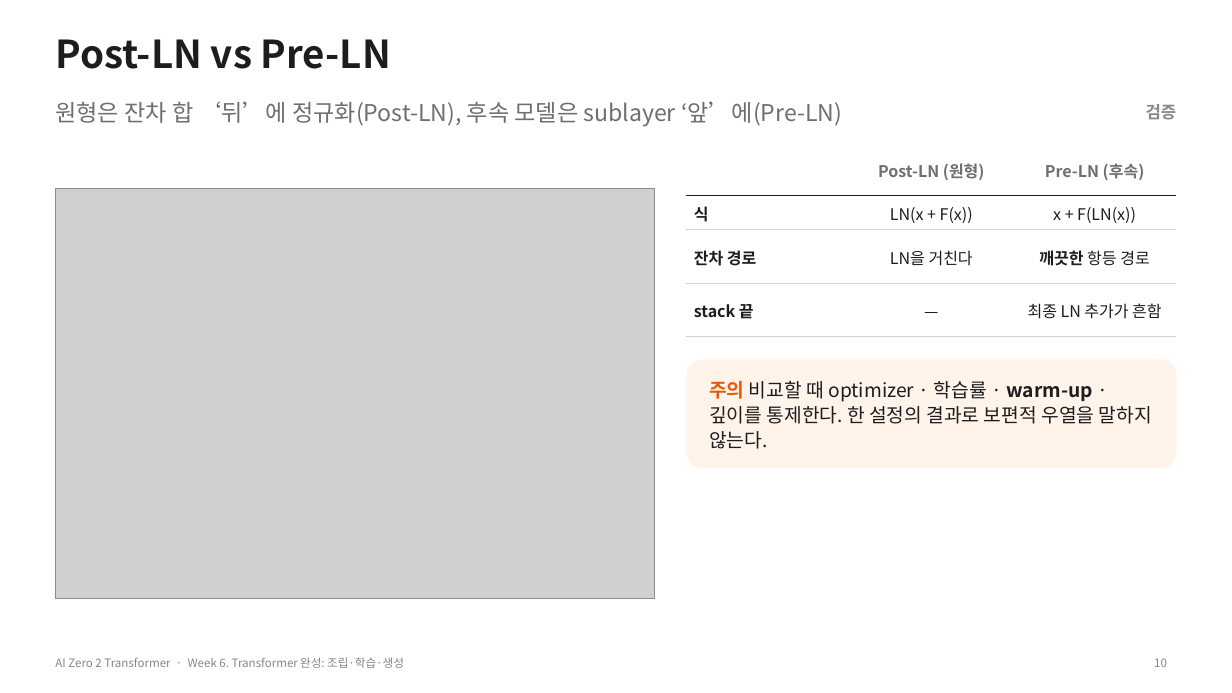
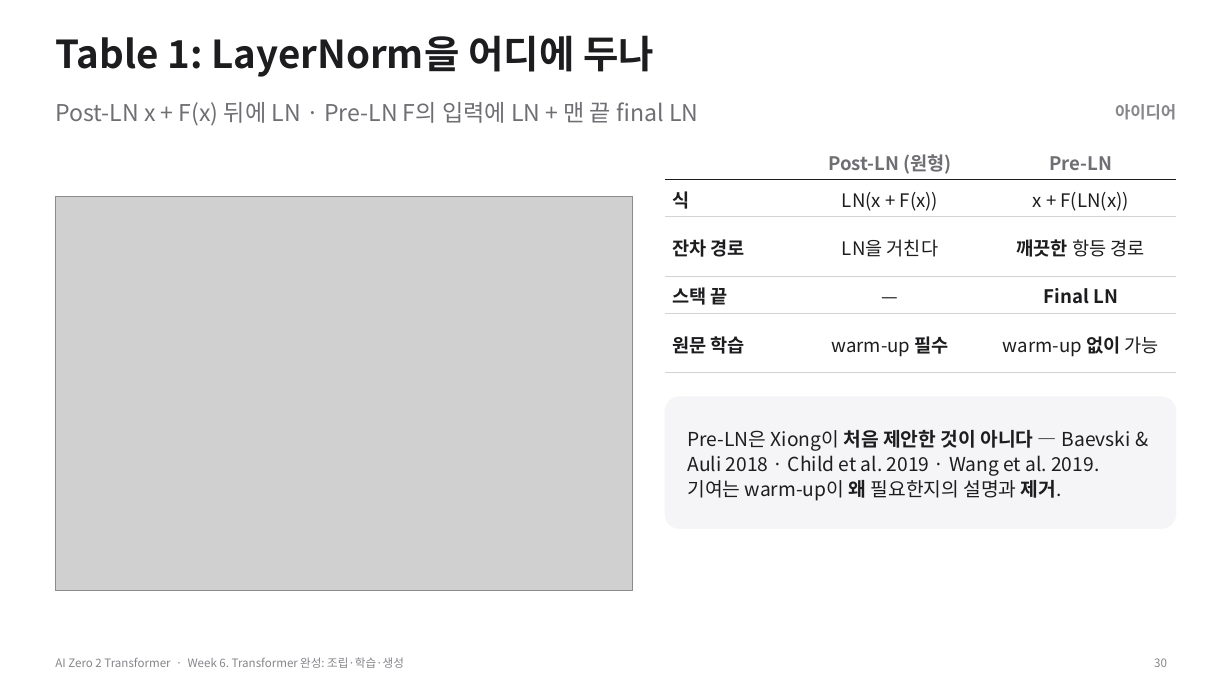
Before and after one commit to myunhh/AI-Zero-2-Transformers, a slide deck: slide 30 of lectures/week06_transformer_complete.pptx (slide 10 before the commit). Drawn at 1232x693 pixels with LibreOffice and Linux fonts; fonts in the diff are those of the drawing; grey boxes stand for pictures. Boxes give left, top, right and bottom in pixels: in the first picture for what was removed or moved away, otherwise in the second. Text is boxed around its words. In the diff, an @@ line names an element or a change of style, - is before the commit and + after.

```diff
--- a/lectures/week06_transformer_complete.pptx
+++ b/lectures/week06_transformer_complete.pptx
@@ title at (55, 35, 654, 77): text changed @@
-Post-LN vs Pre-LN
+Table 1: LayerNorm을 어디에 두나
@@ text at (55, 102, 698, 125): text changed @@
-원형은 잔차 합 ‘뒤’에 정규화(Post-LN), 후속 모델은 sublayer ‘앞’에(Pre-LN)
+Post-LN x + F(x) 뒤에 LN · Pre-LN F의 입력에 LN + 맨 끝 final LN
@@ text at (1115, 104, 1176, 120): text changed @@
-검증
+아이디어
@@ table at (665, 142, 1176, 372) @@
-row 1, column 3: Pre-LN (후속)
+row 1, column 3: Pre-LN
-row 4: stack 끝 | — | 최종 LN 추가가 흔함
+row 4: 스택 끝 | — | Final LN
+row 5: 원문 학습 | warm-up 필수 | warm-up 없이 가능
@@ table: place and size @@
-table at (687, 142, 1177, 336)
+table at (665, 142, 1176, 372)
@@ picture: place and size @@
-picture at (55, 189, 654, 598)
+picture at (55, 196, 632, 591)
@@ rounded rectangle "Pre-LN은 Xiong이 처음 제안한 것이 ...": place and size @@
-rounded rectangle "Pre-LN은 Xiong이 처음 제안한 것이 ..." at (687, 360, 1177, 468)
+rounded rectangle "Pre-LN은 Xiong이 처음 제안한 것이 ..." at (665, 396, 1177, 529)
@@ rounded rectangle "Pre-LN은 Xiong이 처음 제안한 것이 ..." at (665, 396, 1177, 529): fill #FFF3EA to #F5F5F7; proportions changed @@
@@ text in rounded rectangle at (687, 430, 1131, 501): text changed @@
-주의 비교할 때 optimizer · 학습률 · warm-up · 깊이를 통제한다. 한 설정의 결과로 보편적 우열을 말하지 않는다.
+Pre-LN은 Xiong이 처음 제안한 것이 아니다 — Baevski & Auli 2018 · Child et al. 2019 · Wang et al. 2019. 기여는 warm-up이 왜 필요한지의 설명과 제거.
@@ page number at (1154, 658, 1167, 667): text changed @@
-10
+30
```
Also in this commit, not shown: 27 other slides changed, 24 slides added, 18 slides removed, 11 other files.
